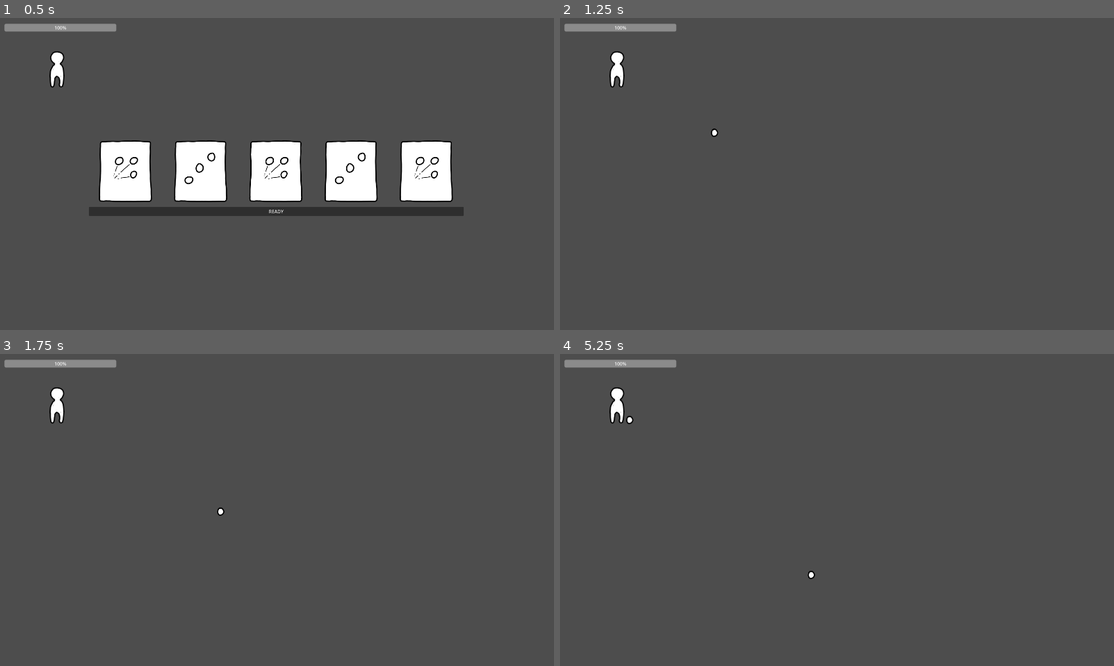
Above: before the commit, frames 1-4 (two rows, left to right).
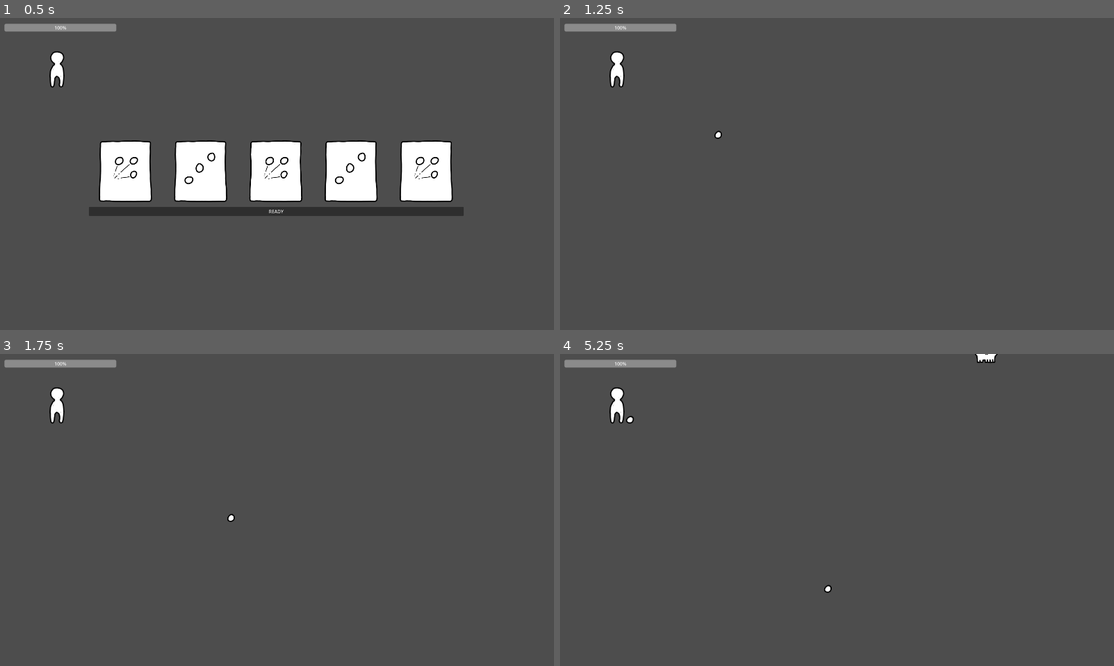
Above: after the commit, the same moments.

Repository: wpuerner/inferno
Game: Godot game, scene res://scenes/main.tscn
The game is run twice, just before and just after one commit, with the same random seed, the same clock (stepped at 60 frames per second) and the same inputs.
Inputs (mouse positions are in pixels of both pictures, inside the frame that each line leads up to):
- Up to frame 1 (0.5 s): no input
- Up to frame 2 (1.25 s): click "READY" at 0.5 s
- Up to frame 3 (1.75 s): tap Enter at 1.25 s; move the mouse to (398, 494) at 1.27 s; press the mouse at (398, 494) at 1.28 s
- Up to frame 4 (5.25 s): tap Space at 2 s; move the mouse to (726, 525) at 2.02 s; release the mouse at (726, 525) at 2.03 s; click (726, 525) at 2.1 s; move the mouse to (892, 441) at 2.77 s; press the mouse at (892, 441) at 2.78 s; move the mouse to (809, 572) at 3.52 s; release the mouse at (809, 572) at 3.53 s; click (809, 572) at 3.6 s; move the mouse to (1003, 556) at 4.27 s; press the mouse at (1003, 556) at 4.28 s; move the mouse to (670, 463) at 5.02 s; release the mouse at (670, 463) at 5.03 s; click (670, 463) at 5.1 s

Frame 1 is identical in both runs. In frame 2, less than 0.1% of the frame differs, in the area x 27-30%, y 35-39%; in frame 3, less than 0.1%; in frame 4, 0.2%, in the area x 12-80%, y 0-77%.

Commit message:
create skull and spawner; create health attribute

Diff:
--- a/bullet_handler.gd
+++ b/bullet_handler.gd
@@ -4,7 +4,6 @@
 @onready var mana_handler: Node = get_node("/root/ManaHandler")
 @onready var rng: RandomNumberGenerator = RandomNumberGenerator.new()
 
-var bullet_speed: float
 var fire_rate: float  #shots per minute
 var automatic_fire: bool
 var spread_angle: float  #degrees
@@ -40,11 +39,9 @@
 	add_child(bullet)
 	bullet.global_position = player.global_position
 	var angle = rng.randf_range(-spread_angle / 2, spread_angle / 2)
-	var direction = (get_viewport().get_mouse_position() - player.global_position).normalized().rotated(deg_to_rad(angle))
-	bullet.linear_velocity = bullet_speed * direction
+	bullet.global_rotation = player.global_position.angle_to_point(get_viewport().get_mouse_position()) + deg_to_rad(angle)
 
 func _reset():
-	bullet_speed = 600
 	fire_rate = 60
 	automatic_fire = false
 	spread_angle = 0
--- a/event_bus.gd
+++ b/event_bus.gd
@@ -7,3 +7,7 @@
 signal level_reset()
 func reset_level():
 	level_reset.emit()
+
+signal level_started()
+func start_level():
+	level_started.emit()
--- /dev/null
+++ b/scenes/attributes/health/health_attribute.gd
@@ -0,0 +1,10 @@
+class_name HealthAttribute extends Resource
+
+@export var health: int = 100:
+	set(value):
+		health = value
+		if health <= 0:
+			get_local_scene().queue_free()
+
+func apply_damage(amount:int):
+	health -= amount
--- /dev/null
+++ b/scenes/attributes/health/health_attribute.tres
@@ -0,0 +1,8 @@
+[gd_resource type="Resource" script_class="HealthAttribute" load_steps=2 format=3 uid="uid://d0faysq8skc1l"]
+
+[ext_resource type="Script" path="res://scenes/attributes/health/health_attribute.gd" id="1_6lchc"]
+
+[resource]
+resource_local_to_scene = true
+script = ExtResource("1_6lchc")
+health = 100
--- /dev/null
+++ b/scenes/attributes/health/health_attribute.tscn
@@ -0,0 +1,17 @@
+[gd_scene load_steps=2 format=3 uid="uid://boxpfqxpbq2d"]
+
+[sub_resource type="GDScript" id="GDScript_e8nod"]
+script/source = "extends Node
+
+@export var health: int = 100:
+	set(value):
+		health = value
+		if health <= 0:
+			get_parent().queue_free()
+
+func apply_damage(amount: int):
+	health = health - amount
+"
+
+[node name="HealthAttribute" type="Node"]
+script = SubResource("GDScript_e8nod")
--- a/scenes/main.tscn
+++ b/scenes/main.tscn
@@ -11,6 +11,38 @@
 	hand_control.open_hand()
 "
 
+[sub_resource type="Curve2D" id="Curve2D_0pryu"]
+_data = {
+"points": PackedVector2Array(0, 0, 0, 0, -55, -53, 0, 0, 0, 0, 1984, -49, 0, 0, 0, 0, 1962, 1117, 0, 0, 0, 0, -42, 1104, 0, 0, 0, 0, -51, -51)
+}
+point_count = 5
+
+[sub_resource type="GDScript" id="GDScript_4tqpj"]
+script/source = "extends PathFollow2D
+
+@onready var timer: Timer = $Timer
+@onready var event_bus: Node = get_node(\"/root/EventBus\")
+
+var rng: RandomNumberGenerator = RandomNumberGenerator.new()
+var speed: float = 500
+
+func _ready():
+	event_bus.level_started.connect(_start_spawning)
+	timer.timeout.connect(_spawn)
+
+func _physics_process(delta: float):
+	progress += speed * delta
+
+func _start_spawning():
+	timer.start(rng.randf_range(0.5, 3.0))
+
+func _spawn():
+	var skull = preload(\"res://scenes/mobs/skull/skull.tscn\").instantiate()
+	get_node(\"/root/Main\").add_child(skull)
+	skull.global_position = global_position
+	timer.start(rng.randf_range(0.5, 3.0))
+"
+
 [sub_resource type="GDScript" id="GDScript_twox6"]
 script/source = "extends VBoxContainer
 
@@ -18,6 +50,7 @@
 
 @onready var deck_handler: Node = get_node(\"/root/DeckHandler\")
 @onready var sub_container: HBoxContainer = $HBoxContainer
+@onready var event_bus: Node = get_node(\"/root/EventBus\")
 
 func open_hand():
 	var hand: Array = deck_handler.get_hand()
@@ -30,12 +63,24 @@
 func _on_button_pressed():
 	deck_handler.activate_hand()
 	visible = false
+	event_bus.start_level()
 "
 
 [node name="Main" type="Node"]
 script = SubResource("GDScript_sn1df")
 
 [node name="Level" parent="." instance=ExtResource("1_ddhtq")]
+
+[node name="SkullSpawnerPath2D" type="Path2D" parent="."]
+curve = SubResource("Curve2D_0pryu")
+
+[node name="SkullSpawner" type="PathFollow2D" parent="SkullSpawnerPath2D"]
+position = Vector2(-55, -53)
+rotation = 0.00196174
+script = SubResource("GDScript_4tqpj")
+
+[node name="Timer" type="Timer" parent="SkullSpawnerPath2D/SkullSpawner"]
+one_shot = true
 
 [node name="HandContainer" type="CenterContainer" parent="."]
 anchors_preset = 15
--- /dev/null
+++ b/scenes/mobs/skull/skull.tscn
@@ -0,0 +1,36 @@
+[gd_scene load_steps=5 format=3 uid="uid://co6cm7h26680f"]
+
+[ext_resource type="Resource" uid="uid://d0faysq8skc1l" path="res://scenes/attributes/health/health_attribute.tres" id="1_4g3au"]
+[ext_resource type="Texture2D" uid="uid://wcqneepn6llo" path="res://scenes/mobs/skull/skull.png" id="1_gx06k"]
+
+[sub_resource type="GDScript" id="GDScript_68qq3"]
+script/source = "extends CharacterBody2D
+
+@export var health_attribute: HealthAttribute
+
+const speed: float = 150
+var player: CharacterBody2D
+
+func _ready():
+	player = get_node(\"/root/Main\").find_child(\"Player\")
+
+func _physics_process(delta):
+	velocity = global_position.direction_to(player.global_position) * speed
+	move_and_slide()
+"
+
+[sub_resource type="CircleShape2D" id="CircleShape2D_3jx18"]
+radius = 41.3038
+
+[node name="Skull" type="CharacterBody2D"]
+collision_layer = 2
+collision_mask = 0
+script = SubResource("GDScript_68qq3")
+health_attribute = ExtResource("1_4g3au")
+
+[node name="Sprite2D" type="Sprite2D" parent="."]
+position = Vector2(-4, 0)
+texture = ExtResource("1_gx06k")
+
+[node name="CollisionShape2D" type="CollisionShape2D" parent="."]
+shape = SubResource("CircleShape2D_3jx18")
--- a/scenes/objects/bullet/bullet.tscn
+++ b/scenes/objects/bullet/bullet.tscn
@@ -3,21 +3,27 @@
 [ext_resource type="Texture2D" uid="uid://cyiogf8t40p6s" path="res://scenes/objects/bullet/bullet.png" id="1_g3l6f"]
 
 [sub_resource type="GDScript" id="GDScript_slh0c"]
-script/source = "extends RigidBody2D
+script/source = "extends Area2D
 
 var bounds: Rect2
+var speed: float = 600
 
 func _ready():
 	bounds = get_viewport_rect().grow(20)
 
-func _physics_process(_delta):
+func _physics_process(delta: float):
 	if !bounds.has_point(global_position): queue_free()
+	global_position += delta * Vector2(speed, 0).rotated(global_rotation)
+
+func _on_body_entered(body):
+	if body.health_attribute: body.health_attribute.apply_damage(20)
+	queue_free()
 "
 
 [sub_resource type="CircleShape2D" id="CircleShape2D_jtiw3"]
 radius = 11.0
 
-[node name="Bullet" type="RigidBody2D"]
+[node name="Bullet" type="Area2D"]
 collision_layer = 0
 collision_mask = 2
 script = SubResource("GDScript_slh0c")
@@ -27,3 +33,5 @@
 
 [node name="CollisionShape2D" type="CollisionShape2D" parent="."]
 shape = SubResource("CircleShape2D_jtiw3")
+
+[connection signal="body_entered" from="." to="." method="_on_body_entered"]
Not shown: 1 places in scenes/main.tscn that only renumber resources
Binary file changed: scenes/mobs/skull/skull.png
Not shown, changed: scenes/mobs/skull/skull.kra
Not shown, changed: scenes/mobs/skull/skull.kra~
Not shown, changed: scenes/mobs/skull/skull.png~
